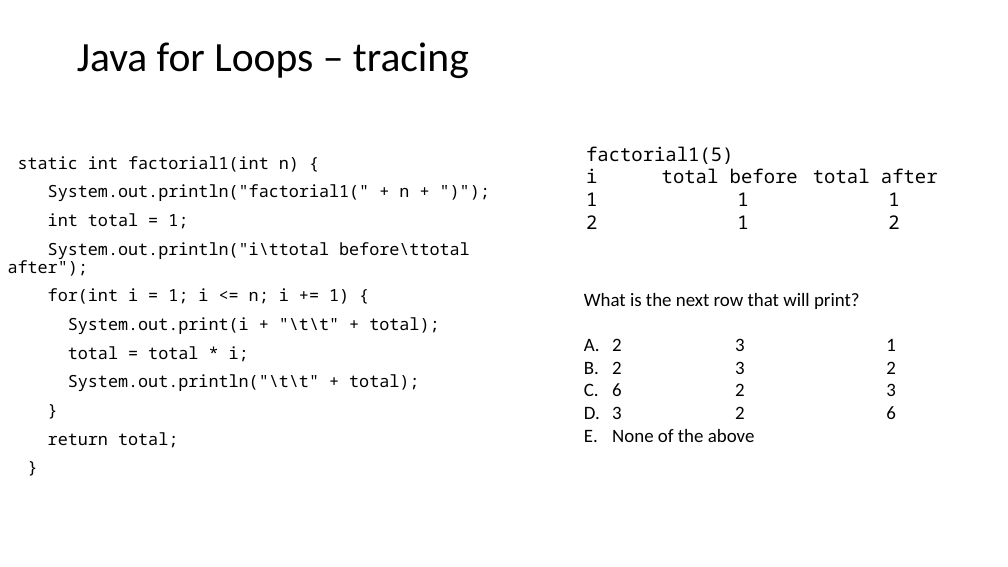
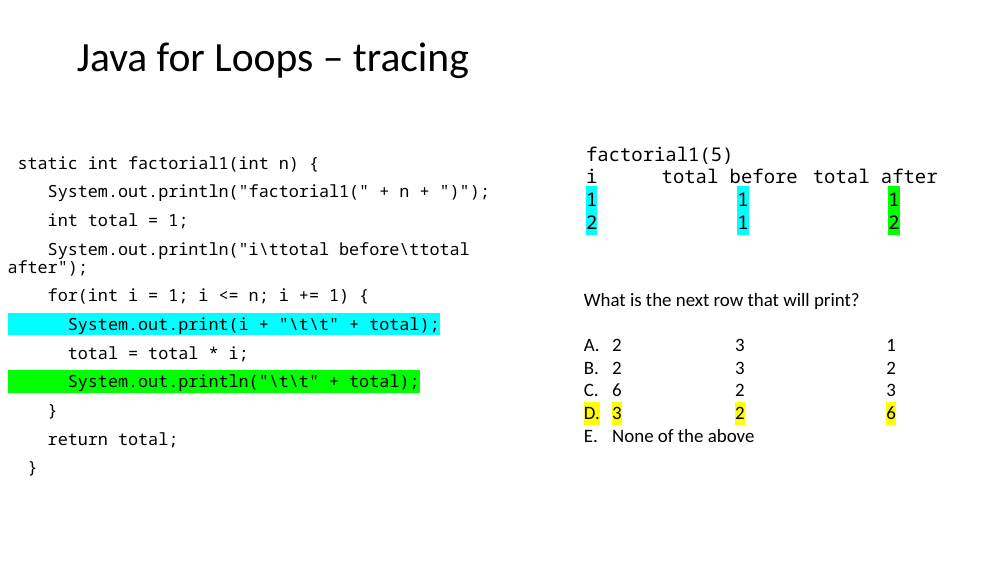
Before and after one commit to catherinefxia/ucsd-cse8a-w20.github.io, a slide deck: slide 3 of lectures/CSE8AW20-02-04-Lec9-Java-Loops-and-Arrays/CSE8AW20-02-04-Lec9-Java-Loops-and-Arrays-slides.pptx. Drawn at 1008x567 pixels with LibreOffice and Linux fonts; fonts in the diff are those of the drawing. Boxes give left, top, right and bottom in pixels: in the first picture for what was removed or moved away, otherwise in the second. Text is boxed around its words. In the diff, an @@ line names an element or a change of style, - is before the commit and + after.

```diff
--- a/lectures/CSE8AW20-02-04-Lec9-Java-Loops-and-Arrays/CSE8AW20-02-04-Lec9-Java-Loops-and-Arrays-slides.pptx
+++ b/lectures/CSE8AW20-02-04-Lec9-Java-Loops-and-Arrays/CSE8AW20-02-04-Lec9-Java-Loops-and-Arrays-slides.pptx
@@ text at box(586, 192, 899, 229): highlight none to #00FFFF in "1 1", "2 1"; highlight none to #00FF00 in "1", "2" @@
@@ text at box(68, 317, 439, 391): highlight none to #00FFFF in "System.out.print(i + "\t\t" + total);"; highlight none to #00FF00 in "System.out.println("\t\t" + total);" @@
@@ text at box(612, 406, 745, 419): highlight none to #FFFF00 in "3 2 6" @@
```
Also in this commit, not shown: 7 other slides changed, 5 other files.
